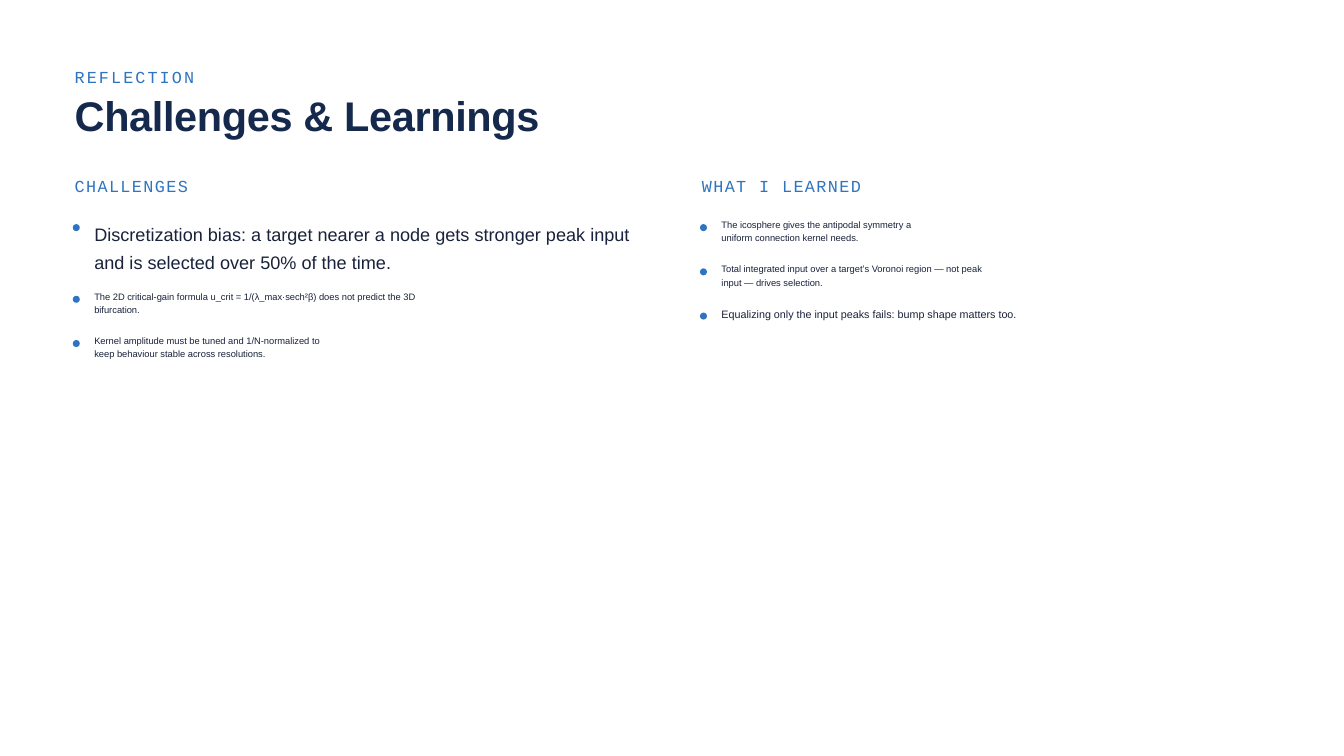
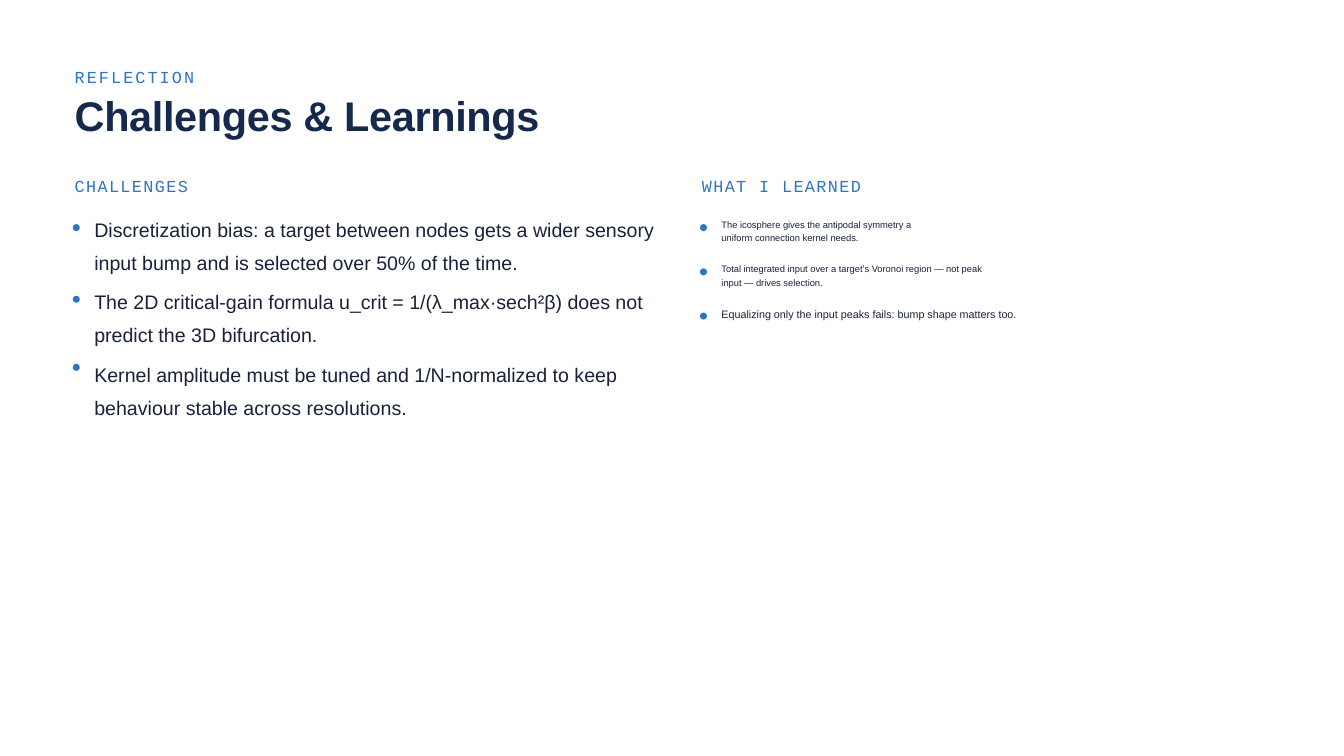
Before and after one commit to noah-ginzburg/RANController, a slide deck: slide 13 of RAN/RAN_Progress/Research_internship_presentation.odp. Drawn at 1344x756 pixels with LibreOffice and Linux fonts; fonts in the diff are those of the drawing. Boxes give left, top, right and bottom in pixels: in the first picture for what was removed or moved away, otherwise in the second. Text is boxed around its words. In the diff, an @@ line names an element or a change of style, - is before the commit and + after.

```diff
--- a/RAN/RAN_Progress/Research_internship_presentation.odp
+++ b/RAN/RAN_Progress/Research_internship_presentation.odp
@@ text at (x1=94, y1=222, x2=654, y2=274): text changed; size 19.4 to 21 pt @@
-Discretization bias: a target nearer a node gets stronger peak input and is selected over 50% of the time.
+Discretization bias: a target between nodes gets a wider sensory input bump and is selected over 50% of the time.
@@ text "The 2D critical-gain formula u_crit ..." at (x1=94, y1=294, x2=642, y2=346): size 10 to 21 pt; line spacing 1.2 to 1.4 @@
@@ text "Kernel amplitude must be tuned ..." at (x1=94, y1=367, x2=616, y2=416): size 10 to 21 pt; line spacing 1.2 to 1.4 @@
@@ text "Kernel amplitude must be tuned ..." moved from (x1=94, y1=337, x2=320, y2=359) to (x1=94, y1=367, x2=616, y2=416) @@
@@ ellipse moved from (x1=73, y1=340, x2=79, y2=347) to (x1=73, y1=364, x2=79, y2=370) @@
```
Also in this commit, not shown: 8 other slides changed, 1 slide added, 2 slides removed, 9 other files.
